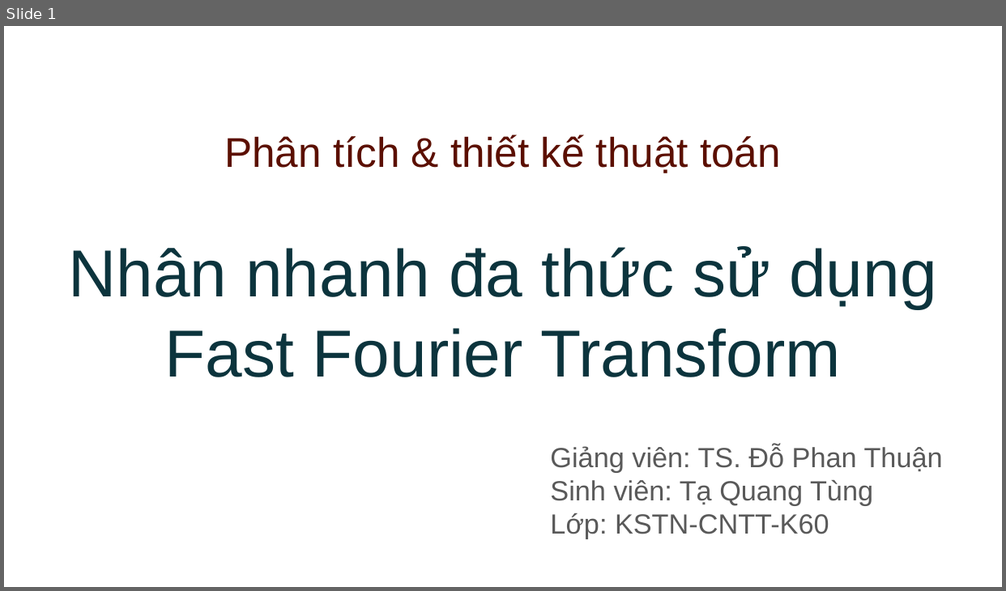
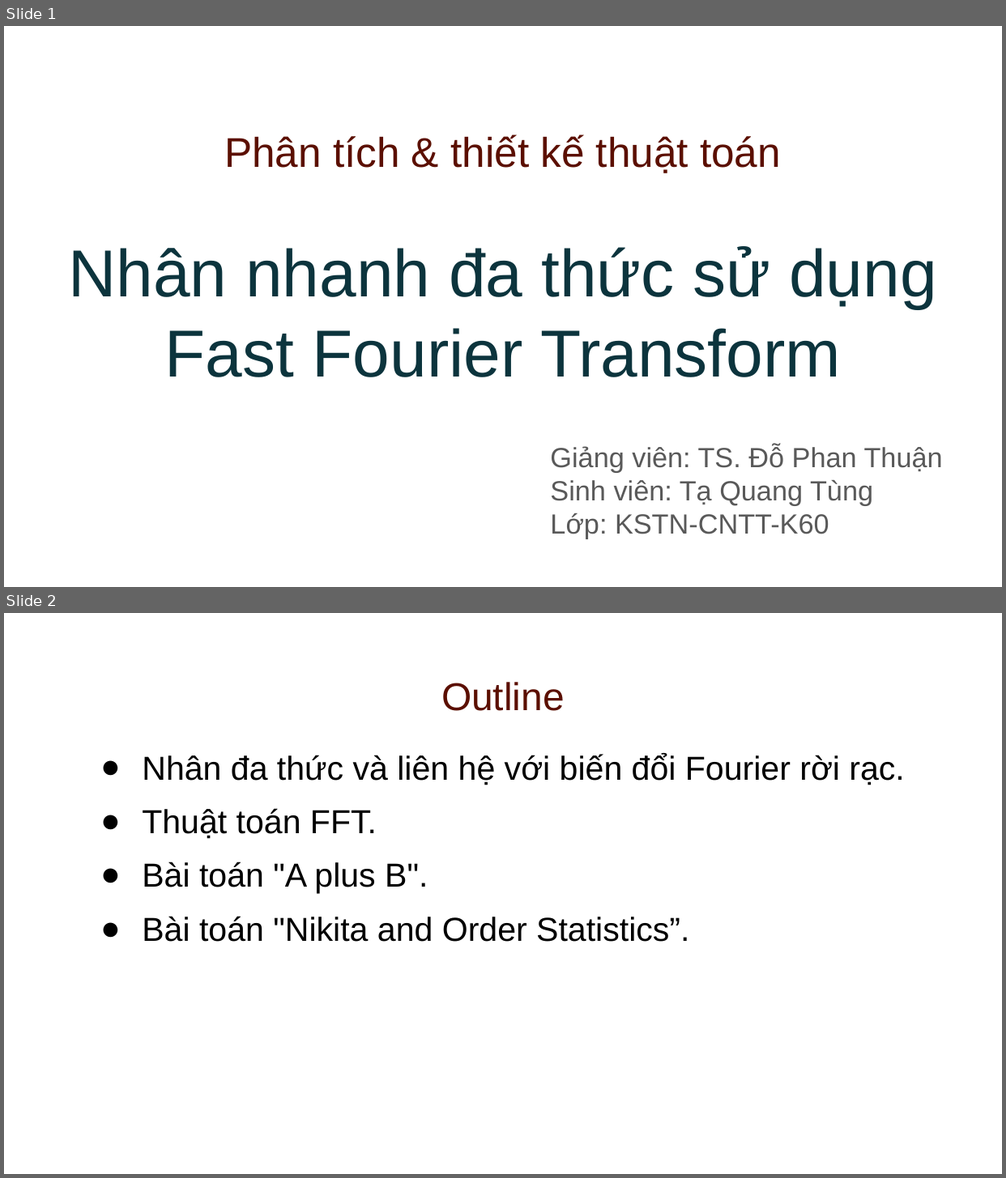
Before and after one commit to quangtung97-study/20181-design-algorithms, a slide deck: Slides/Design & Analysis FFT.odp. Shown one above the other, each under a label of ours: slide 1 before the commit, slides 1 and 2 after it. The pictures are 1006x591 and 1006x1178 pixels, drawn with LibreOffice and Linux fonts; fonts in the diff are those of the drawing. Boxes give left, top, right and bottom in pixels: in the first picture for what was removed or moved away, otherwise in the second. Text is boxed around its words. In the diff, an @@ line names an element or a change of style, - is before the commit and + after.

Commit message:
New slides with A plus B tests and online

```diff
--- a/Slides/Design & Analysis FFT.odp
+++ b/Slides/Design & Analysis FFT.odp
@@ slide 2 added at (x1=4, y1=613, x2=1002, y2=1174), background #FFFFFF @@
@@ title added at (x1=441, y1=682, x2=565, y2=711), 28 pt, text #5B0F00 @@
+Outline
@@ text added at (x1=142, y1=753, x2=904, y2=942), 24 pt, text #000000 @@
+● Nhân đa thức và liên hệ với biến đổi Fourier rời rạc.
+● Thuật toán FFT.
+● Bài toán "A plus B".
+● Bài toán "Nikita and Order Statistics”.
```
Also in this commit, not shown: 2 slides changed, 7 other slides added, 1 slide removed, 3 other files.
